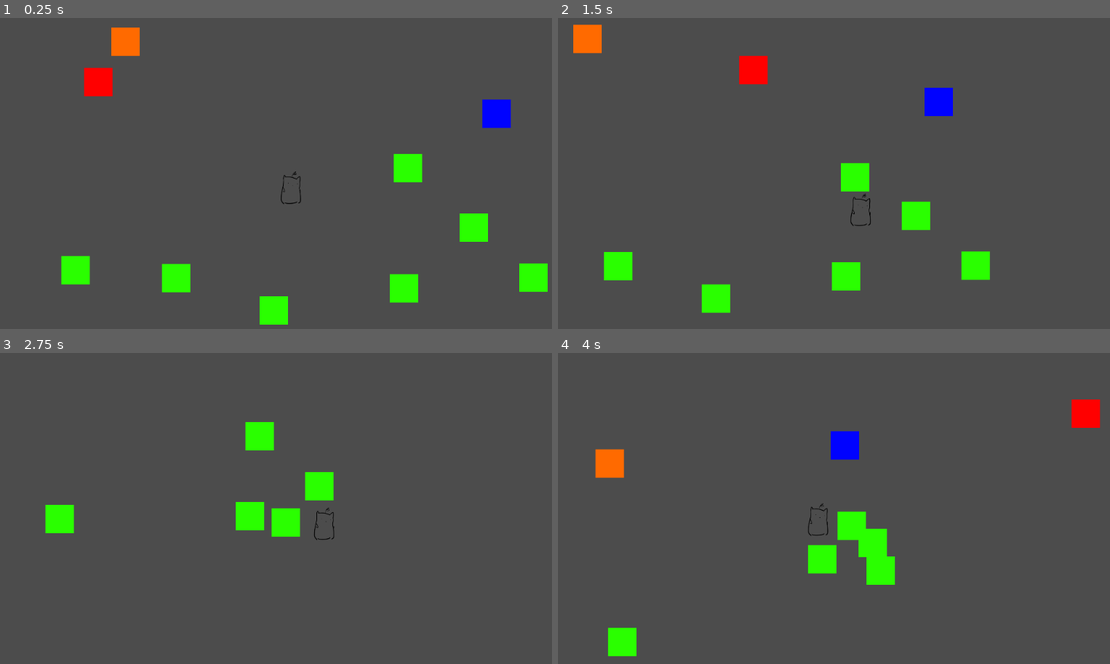
Above: before the commit, frames 1-4 (two rows, left to right).
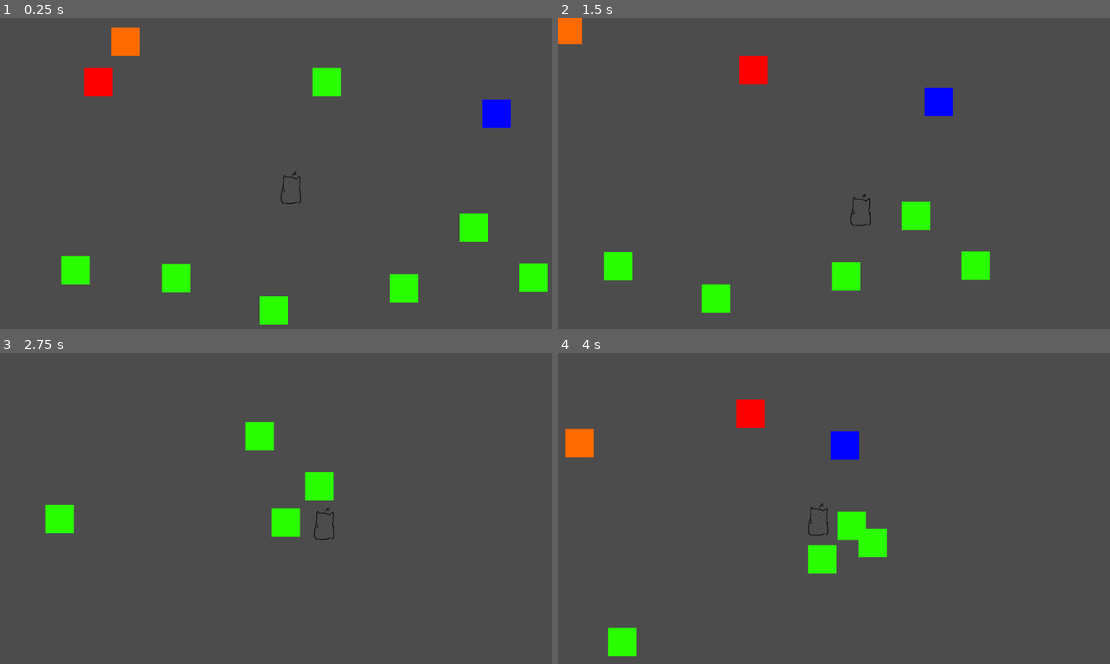
Above: after the commit, the same moments.

Repository: freejelliott/ldjam52
Game: Godot game, scene res://Game.tscn
Same seed, same stepped clock (60 frames per second), same inputs: the game is played once before the commit and once after it.
Inputs:
- Up to frame 1 (0.25 s): no input
- Up to frame 2 (1.5 s): hold D (move_right) 0.53-1.28 s; hold S (move_down) from 1.28 s (still down)
- Up to frame 3 (2.75 s): release S (move_down) at 2.03 s; hold D (move_right) from 2.03 s (still down)
- Up to frame 4 (4 s): release D (move_right) at 2.78 s; hold W (move_up) 2.78-3.53 s; hold A (move_left) from 3.53 s (still down)

The runs differ from the first frame. In frame 1, 1.0% of the frame differs, in the area x 56-77%, y 15-53%; in frame 2, 1.1%; in frame 3, 0.5%; in frame 4, 2.4%, in the area x 1-99%, y 14-75%.

Commit message:
Harvester  interacts with items, player and hunter.

Diff:
--- a/Game.tscn
+++ b/Game.tscn
@@ -21,6 +21,7 @@
 
 [node name="Harvester" parent="." instance=ExtResource( 4 )]
 position = Vector2( 98, 113 )
+player_path = NodePath("../Player")
 
 [node name="Hunter" parent="." instance=ExtResource( 5 )]
 position = Vector2( 221, 42 )
@@ -37,7 +38,7 @@
 position = Vector2( 310, 459 )
 
 [node name="Pickup5" parent="." instance=ExtResource( 2 )]
-position = Vector2( 718, 265 )
+position = Vector2( 575, 113 )
 
 [node name="Pickup6" parent="." instance=ExtResource( 2 )]
 position = Vector2( 834, 370 )
--- a/harvester/Harvester.gd
+++ b/harvester/Harvester.gd
@@ -6,6 +6,11 @@
 # var b: String = "text"
 
 export var speed = 300
+export var player_path: NodePath
+
+onready var player = get_node(player_path)
+
+var direction = Vector2.RIGHT
 
 # Called when the node enters the scene tree for the first time.
 func _ready() -> void:
@@ -18,6 +23,30 @@
 
 
 func _physics_process(delta: float) -> void:
-    var velocity = Vector2.RIGHT
+    if position.x > 1000:
+        direction = Vector2.LEFT
+    elif position.x < -1000:
+        direction = Vector2.RIGHT
+
+    var velocity = direction
 
     position += velocity * speed * delta
+
+func _on_Area2D_area_entered(area:Area2D) -> void:
+    if area.collision_layer == 1:
+        # Player
+        player.drop_all_items()
+    elif area.collision_layer == 1 << 1:
+        # Item on ground
+        var item = area.get_parent()
+        item.queue_free()
+    elif area.collision_layer == 1 << 2:
+        # Hunter
+        var hunter = area.get_parent()
+        # TODO: spawn a new hunter
+        # TODO: stun the hunter instead for a while?
+        hunter.queue_free()
+    elif area.collision_layer == 1 << 3:
+        # Item held by player
+        var item = area.get_parent()
+        player.drop_item(item)
--- a/harvester/Harvester.tscn
+++ b/harvester/Harvester.tscn
@@ -22,8 +22,10 @@
 
 [node name="Area2D" type="Area2D" parent="."]
 collision_layer = 0
-collision_mask = 11
+collision_mask = 15
 monitorable = false
 
 [node name="CollisionShape2D" type="CollisionShape2D" parent="Area2D"]
 shape = SubResource( 5 )
+
+[connection signal="area_entered" from="Area2D" to="." method="_on_Area2D_area_entered"]
--- a/hunter/Hunter.tscn
+++ b/hunter/Hunter.tscn
@@ -21,9 +21,8 @@
 texture = SubResource( 2 )
 
 [node name="Area2D" type="Area2D" parent="."]
-collision_layer = 0
+collision_layer = 4
 collision_mask = 8
-monitorable = false
 
 [node name="CollisionShape2D" type="CollisionShape2D" parent="Area2D"]
 shape = SubResource( 3 )
--- a/player/Player.gd
+++ b/player/Player.gd
@@ -43,12 +43,19 @@
     return pickups.front()
 
 func drop_item(item_to_drop: Node2D):
+    # TODO: could just drop the one item instead of it and all the items following it.
+
     # TODO: inefficient to pop from the front multiple tiems.
     while true:
         var dropped_item = pickups.pop_front()
         dropped_item.queue_free()
         if dropped_item == item_to_drop:
             return
+
+func drop_all_items():
+    for item in pickups:
+        item.queue_free()
+    pickups.clear()
 
 
 func _on_Area2D_area_entered(area:Area2D) -> void:
